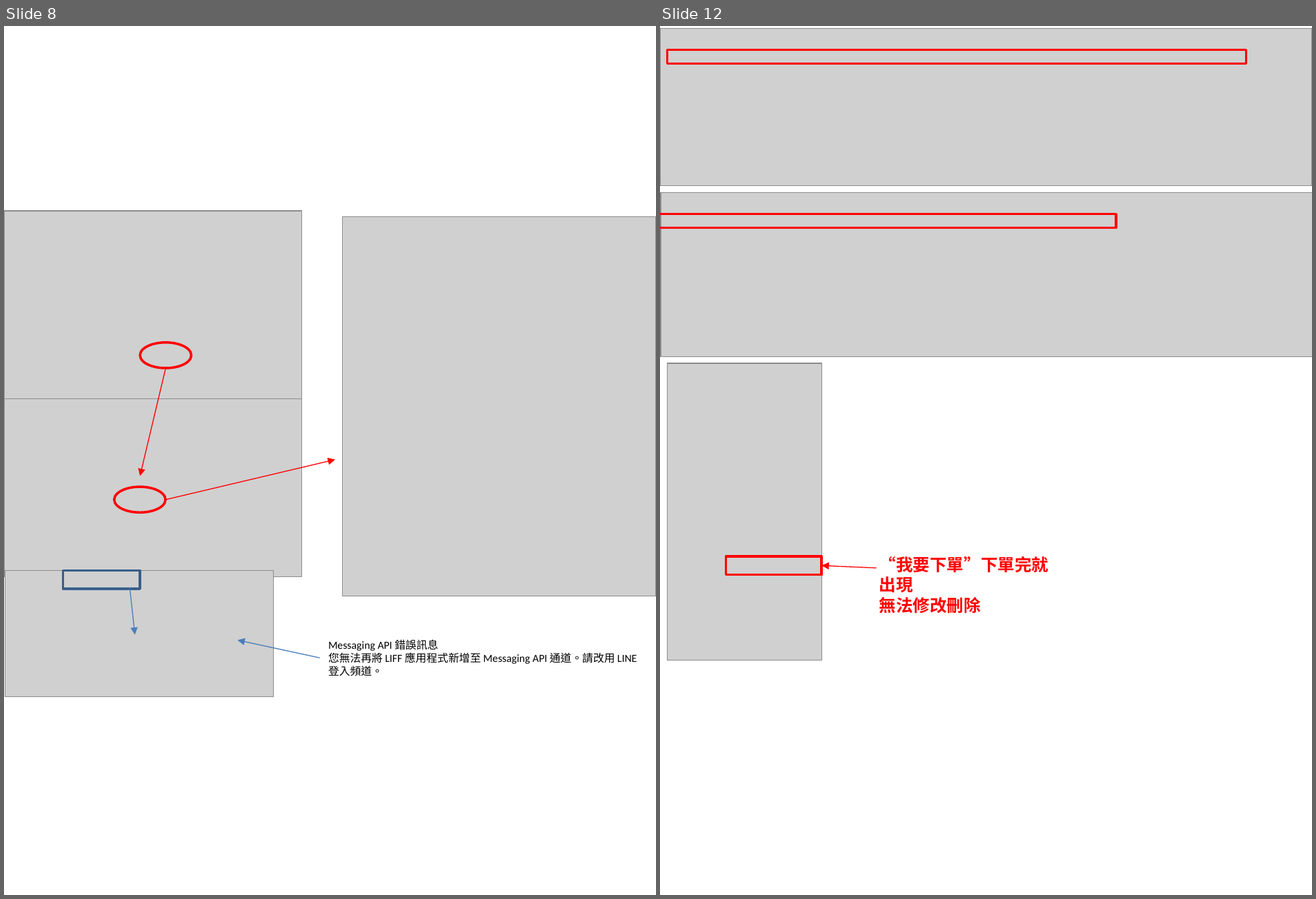
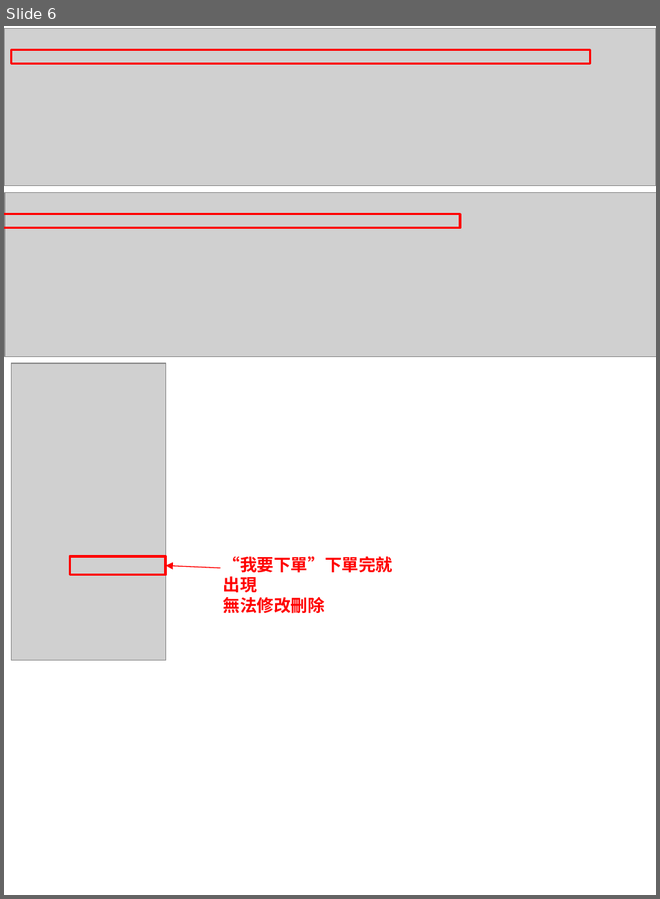
Before and after one commit to tan4598548-bot/line-group-buy-bot, a slide deck: 1-Final/新增 Microsoft PowerPoint 簡報 (5) [自動儲存].pptx. Shown side by side, each under a label of ours: slides 8 and 12 before the commit, slide 6 after it; the slides between them are not shown. The pictures are 1316x899 and 660x899 pixels, drawn with LibreOffice and Linux fonts; fonts in the diff are those of the drawing; grey boxes stand for pictures. Boxes give left, top, right and bottom in pixels: in the first picture for what was removed or moved away, otherwise in the second. Text is boxed around its words. In the diff, an @@ line names an element or a change of style, - is before the commit and + after.

```diff
--- a/1-Final/新增 Microsoft PowerPoint 簡報 (5) [自動儲存].pptx
+++ b/1-Final/新增 Microsoft PowerPoint 簡報 (5) [自動儲存].pptx
@@ slide 8 removed at bbox=[4, 26, 656, 895], background #FFFFFF @@
@@ picture removed at bbox=[4, 211, 301, 399] @@
@@ picture removed at bbox=[342, 216, 656, 597] @@
@@ ellipse removed at bbox=[140, 343, 191, 368] @@
@@ arrow removed from (165, 368) to (140, 477) @@
@@ picture removed at bbox=[4, 388, 301, 577] @@
@@ arrow removed from (165, 500) to (335, 460) @@
@@ ellipse removed at bbox=[114, 487, 165, 513] @@
@@ picture removed at bbox=[5, 571, 274, 697] @@
@@ rectangle removed at bbox=[63, 571, 141, 589] @@
@@ arrow removed from (130, 588) to (135, 635) @@
@@ arrow removed from (319, 658) to (238, 641) @@
@@ text removed at bbox=[328, 639, 637, 676] @@
-Messaging API 錯誤訊息
-您無法再將 LIFF 應用程式新增至 Messaging API 通道。請改用 LINE 登入頻道。
@@ what was slide 12 is now slide 6 @@
```
Also in this commit, not shown: 3 slides added, 8 other slides removed, 18 other files.
